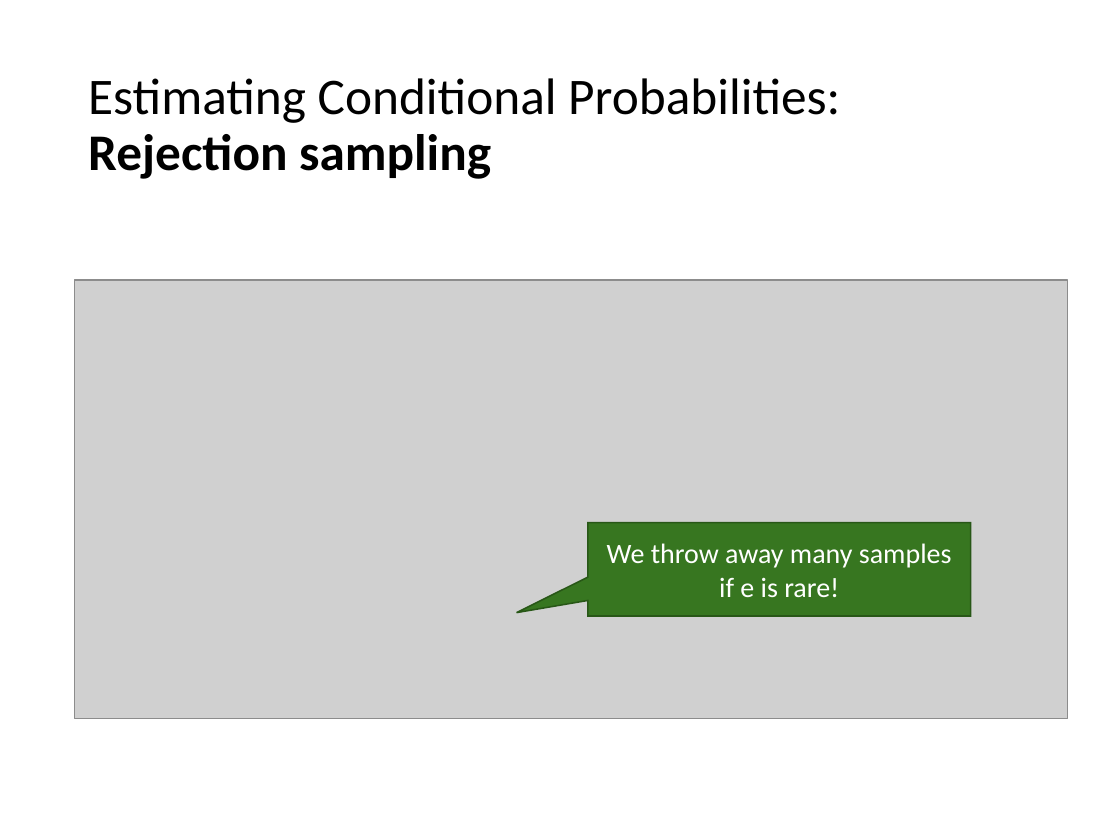
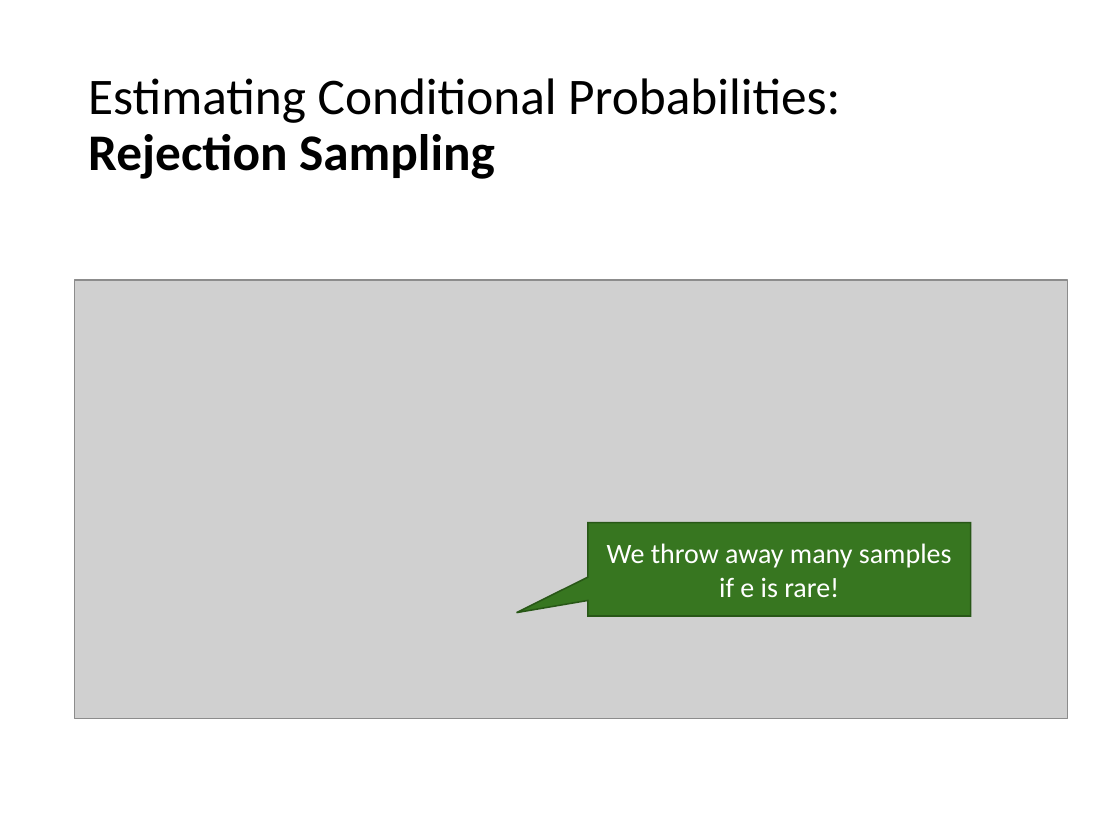
Before and after one commit to mhahsler/CS7320-AI, a slide deck: slide 38 of slides/13_bayes_nets.pptx. Drawn at 1120x840 pixels with LibreOffice and Linux fonts; fonts in the diff are those of the drawing; grey boxes stand for pictures. Boxes give left, top, right and bottom in pixels: in the first picture for what was removed or moved away, otherwise in the second. Text is boxed around its words. In the diff, an @@ line names an element or a change of style, - is before the commit and + after.

```diff
--- a/slides/13_bayes_nets.pptx
+++ b/slides/13_bayes_nets.pptx
@@ title at (88,78,840,179): text changed @@
-Estimating Conditional Probabilities:
-Rejection sampling
+Estimating Conditional Probabilities:
+Rejection Sampling
```
Also in this commit, not shown: 27 other slides changed, 3 other files.
